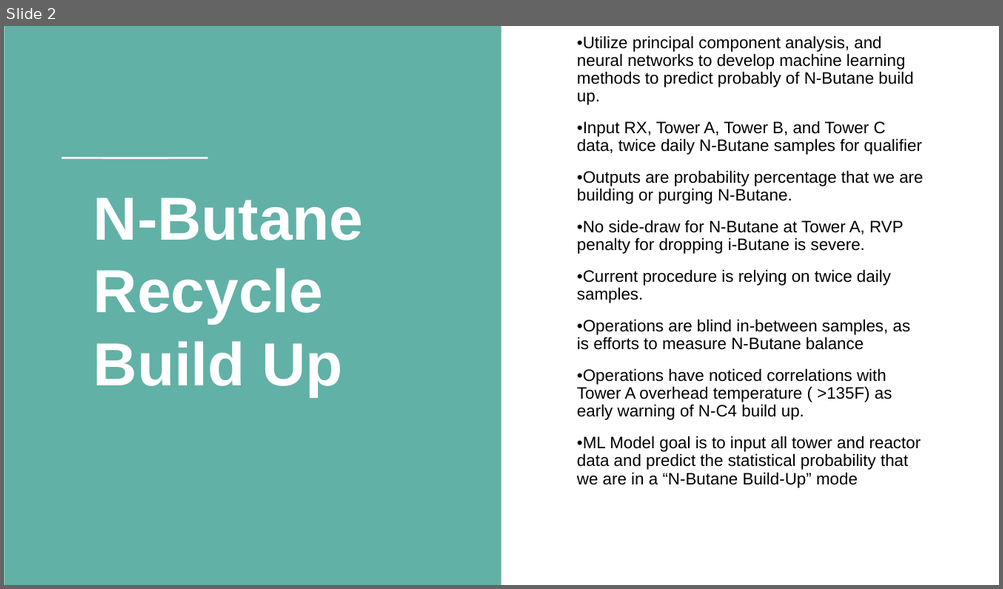
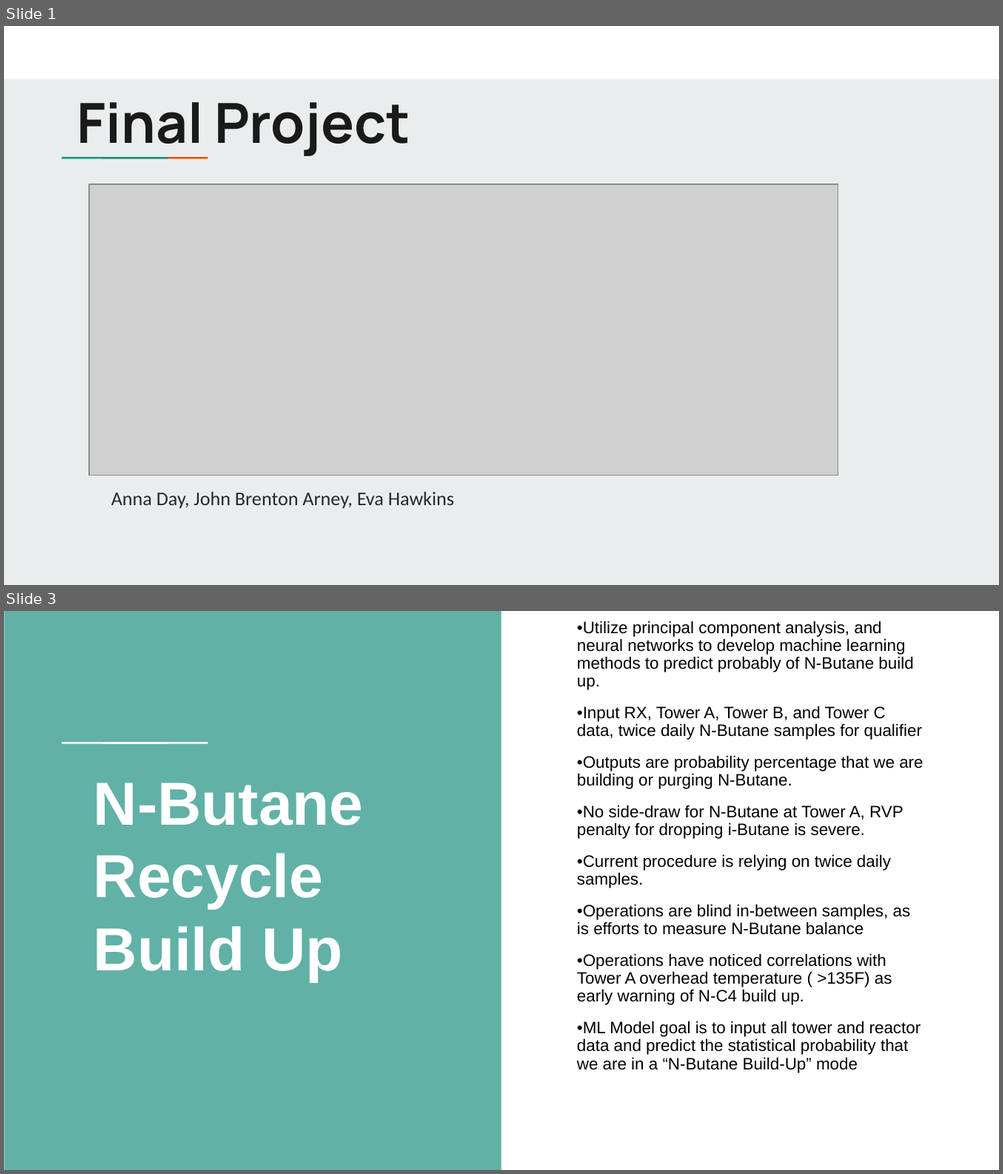
Before and after one commit to Jarney903/Red-ProjectHub, a slide deck: Presentation/Presentation1.pptx. Shown one above the other, each under a label of ours: slide 2 before the commit, slides 1 and 3 after it; the slides between them are not shown. The pictures are 1003x589 and 1003x1174 pixels, drawn with LibreOffice and Linux fonts; fonts in the diff are those of the drawing; grey boxes stand for pictures; background and template pictures are left out. Boxes give left, top, right and bottom in pixels: in the first picture for what was removed or moved away, otherwise in the second. Text is boxed around its words. In the diff, an @@ line names an element or a change of style, - is before the commit and + after.

```diff
--- a/Presentation/Presentation1.pptx
+++ b/Presentation/Presentation1.pptx
@@ slide 1 added at (x1=4, y1=26, x2=999, y2=585), background #E9EDEE @@
@@ rectangle added at (x1=4, y1=26, x2=999, y2=79), fill #FFFFFF @@
@@ title added at (x1=77, y1=102, x2=410, y2=158), 40 pt, text #1A1A1A, bold @@
+Final Project
@@ rectangle added at (x1=94, y1=156, x2=135, y2=160), fill #1A9988 @@
@@ rectangle added at (x1=134, y1=156, x2=175, y2=160), fill #EB5600 @@
@@ picture added at (x1=90, y1=184, x2=839, y2=475) @@
@@ text added at (x1=111, y1=492, x2=454, y2=509), 14 pt, text #24292F @@
+Anna Day, John Brenton Arney, Eva Hawkins
@@ what was slide 2 is now slide 3 @@
```
Also in this commit, not shown: 3 slides changed, 2 other slides added, 1 slide removed.
